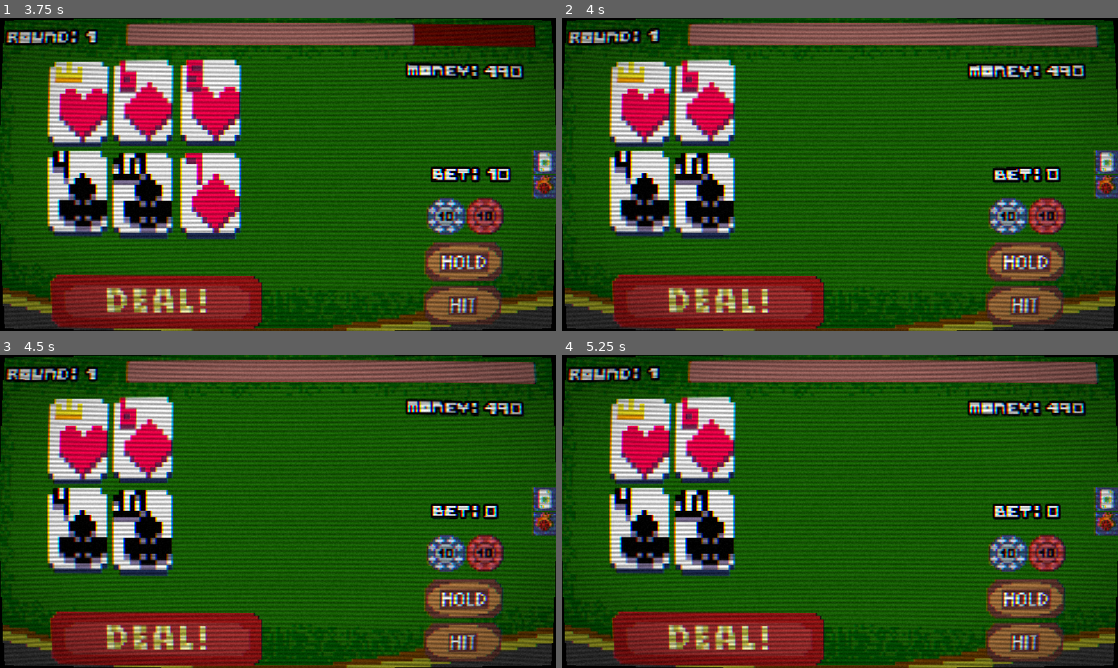
Above: before the commit, frames 1-4 (two rows, left to right).
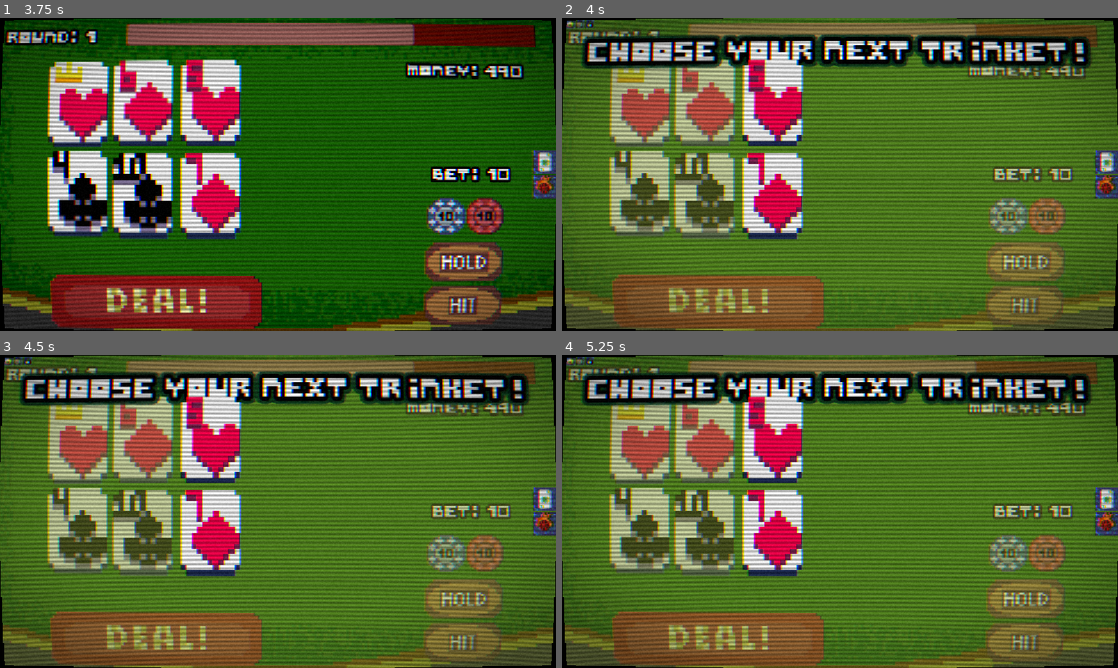
Above: after the commit, the same moments.

Repository: SraKKo/Otschko
Game: Godot game, scene res://Scenes/StartScreen.tscn
The game is run twice, just before and just after one commit, with the same random seed, the same clock (stepped at 60 frames per second) and the same inputs.
Inputs (mouse positions are in pixels of both pictures, inside the frame that each line leads up to):
- Up to frame 1 (3.75 s): click "PLAY" at 0.5 s; click "HIT" at 1.25 s; click "DEAL" at 2 s; click "HOLD" at 2.75 s; click "+10" at 3.5 s
- Up to frame 2 (4 s): no input
- Up to frame 3 (4.5 s): click (5, 364) at 4.27 s
- Up to frame 4 (5.25 s): click (573, 364) at 5.02 s

Frame 1 is identical in both runs. In frame 2, 94% of the frame differs, in the area x 0-100%, y 0-100%; in frame 3, 94%; in frame 4, 94%.

Commit message:
proba dodania trinketchoice

Diff:
--- a/Scenes/GameProper.tscn
+++ b/Scenes/GameProper.tscn
@@ -18,6 +18,7 @@
 [ext_resource type="Texture2D" uid="uid://dt65vu60vowwr" path="res://Sprites/Buttons/buttonPressed.png" id="15_aww00"]
 [ext_resource type="Texture2D" uid="uid://lxv8cvnhcvxb" path="res://Sprites/Buttons/buttonHovered.png" id="16_s25x7"]
 [ext_resource type="Shader" uid="uid://v8uin0c7vj5a" path="res://Scripts/CRTshader.gdshader" id="18_2qxhv"]
+[ext_resource type="PackedScene" uid="uid://wq1do65c5vjx" path="res://Scenes/TrinketChoice.tscn" id="18_13664"]
 
 [sub_resource type="AtlasTexture" id="AtlasTexture_0hol4"]
 atlas = ExtResource("2_ln7r3")
@@ -907,6 +908,8 @@
 text = "
 continue"
 
+[node name="TrinketChoice" parent="UI" instance=ExtResource("18_13664")]
+
 [node name="CRT" type="CanvasLayer" parent="."]
 
 [node name="Rect" type="ColorRect" parent="CRT"]
--- /dev/null
+++ b/Scenes/TrinketChoice.tscn
@@ -0,0 +1,55 @@
+[gd_scene load_steps=5 format=3 uid="uid://wq1do65c5vjx"]
+
+[ext_resource type="Script" uid="uid://baant80grb4cm" path="res://Scripts/trinket_choice.gd" id="1_fr1v4"]
+[ext_resource type="FontFile" uid="uid://dtkqaap3uvc7s" path="res://Fonts/PixelArtFontHomebrewed.ttf" id="2_kg11o"]
+
+[sub_resource type="StyleBoxFlat" id="StyleBoxFlat_jp5ai"]
+bg_color = Color(0.610305, 0.69, 0.25530002, 0.4862745)
+
+[sub_resource type="LabelSettings" id="LabelSettings_ddjky"]
+font = ExtResource("2_kg11o")
+font_size = 60
+outline_size = 35
+outline_color = Color(0, 0, 0, 1)
+shadow_size = 60
+shadow_color = Color(0.0117647, 0.192157, 0.117647, 0.823529)
+
+[node name="TrinketChoice" type="Control"]
+layout_mode = 3
+anchors_preset = 0
+script = ExtResource("1_fr1v4")
+
+[node name="Panel" type="Panel" parent="."]
+layout_mode = 0
+offset_right = 1155.0
+offset_bottom = 648.0
+theme_override_styles/panel = SubResource("StyleBoxFlat_jp5ai")
+
+[node name="HBox" type="HBoxContainer" parent="Panel"]
+layout_mode = 0
+offset_right = 40.0
+offset_bottom = 40.0
+
+[node name="Option1" type="TextureButton" parent="Panel/HBox"]
+layout_mode = 2
+
+[node name="Option2" type="TextureButton" parent="Panel/HBox"]
+layout_mode = 2
+
+[node name="Option3" type="TextureButton" parent="Panel/HBox"]
+layout_mode = 2
+
+[node name="Title" type="Label" parent="Panel"]
+layout_mode = 0
+offset_left = 50.0
+offset_right = 1094.0
+offset_bottom = 123.0
+text = "
+CHOOSE YOUR NEXT TRINKET!"
+label_settings = SubResource("LabelSettings_ddjky")
+
+[node name="Blocker" type="ColorRect" parent="."]
+layout_mode = 0
+offset_right = 1162.0
+offset_bottom = 648.0
+color = Color(1, 1, 1, 0)
--- a/Scripts/Game.gd
+++ b/Scripts/Game.gd
@@ -21,6 +21,7 @@
 
 var active_effects: Array[Node] = []
 
+var reward_shown_this_round := false
 
 @onready var player1: AnimatedSprite2D = $PlayerCard1
 @onready var player2: AnimatedSprite2D = $PlayerCard2
@@ -49,6 +50,7 @@
 
 @onready var pause_menu: Control = $UI/PauseMenu
 @onready var crt_rect: ColorRect = $CRT/Rect
+@onready var trinket_choice : TrinketChoice = $UI/TrinketChoice
 
 
 const CARD_BACK = 52
@@ -56,6 +58,8 @@
 func _ready():
 	SettingsMenager.apply_crt(crt_rect)
 	MusicPlayer.play_crossfade(preload("res://Sounds/Music/Base.ogg"), 1.0)
+
+	trinket_choice.chosen.connect(_on_trinket_chosen)
 
 	win_label.visible = false
 	bust_label.visible = false
@@ -387,7 +391,12 @@
 
 	await get_tree().create_timer(1.0).timeout
 
-	start_new_game()
+	if (round_count % 5 == 0) and (not reward_shown_this_round):
+		reward_shown_this_round = true
+		show_trinket_reward()  # otwiera overlay i pauzuje grę
+	else:
+		start_new_game()
+
 	in_round = false
 	round_timer.stop()
 
@@ -413,9 +422,12 @@
 	if bet == 0:
 		print("Postaw najpierw zakład!")
 		return
+
 	round_count += 1
 	update_round_label()
 	notify_round_start()
+	reward_shown_this_round = false
+
 
 	in_round = true
 
@@ -599,3 +611,17 @@
 	elif kind == "BUST":
 		bust_label.visible = true
 		anim.play("BUST")
+
+func _on_trinket_chosen(def: TrinketDef) -> void:
+	inventory.add_trinket(def)
+
+	if inventory.equipped.size() < inventory.max_equipped:
+		inventory.equip(def)
+
+	apply_equipped_trinkets()
+	update_ui()
+
+	start_new_game()
+
+func show_trinket_reward():
+	trinket_choice.open()
--- /dev/null
+++ b/Scripts/trinket_choice.gd
@@ -0,0 +1,67 @@
+extends Control
+class_name TrinketChoice
+
+signal chosen(trinket: TrinketDef)
+
+@onready var b1: TextureButton = $Panel/HBox/Option1
+@onready var b2: TextureButton = $Panel/HBox/Option2
+@onready var b3: TextureButton = $Panel/HBox/Option3
+
+var options: Array[TrinketDef] = []
+
+func _ready():
+	visible = false
+	process_mode = Node.PROCESS_MODE_WHEN_PAUSED
+
+	b1.pressed.connect(func(): _pick(0))
+	b2.pressed.connect(func(): _pick(1))
+	b3.pressed.connect(func(): _pick(2))
+
+func open():
+	# pauza gry (zatrzyma timer itd.)
+	get_tree().paused = true
+	visible = true
+
+	_roll_3_unique()
+	_apply_icons()
+
+func close():
+	visible = false
+	get_tree().paused = false
+
+func _roll_3_unique():
+	options.clear()
+
+	# bierzemy pulę z TrinketDb
+	var pool: Array[TrinketDef] = TrinketDb.trinkets.duplicate()
+	pool = pool.filter(func(t): return t != null)
+
+	# jeśli chcesz wykluczyć już posiadane/equipped, odfiltruj tu:
+	pool = pool.filter(func(t): return not inventory.owned.has(t))  # jeśli masz owned
+
+	pool.shuffle()
+
+	for i in range(min(3, pool.size())):
+		options.append(pool[i])
+
+func _apply_icons():
+	_set_button_def(b1, options[0] if options.size() > 0 else null)
+	_set_button_def(b2, options[1] if options.size() > 1 else null)
+	_set_button_def(b3, options[2] if options.size() > 2 else null)
+
+func _set_button_def(btn: TextureButton, def: TrinketDef):
+	if def == null:
+		btn.visible = false
+		return
+	btn.visible = true
+	btn.texture_normal = def.icon
+	# opcjonalnie: tooltip
+	btn.tooltip_text = def.display_name + "\n" + def.description
+
+func _pick(idx: int):
+	if idx < 0 or idx >= options.size():
+		return
+	var def := options[idx]
+
+	emit_signal("chosen", def)
+	close()
Not shown: 1 places in Scenes/GameProper.tscn that only renumber resources
Not shown, added: Scripts/trinket_choice.gd.uid
